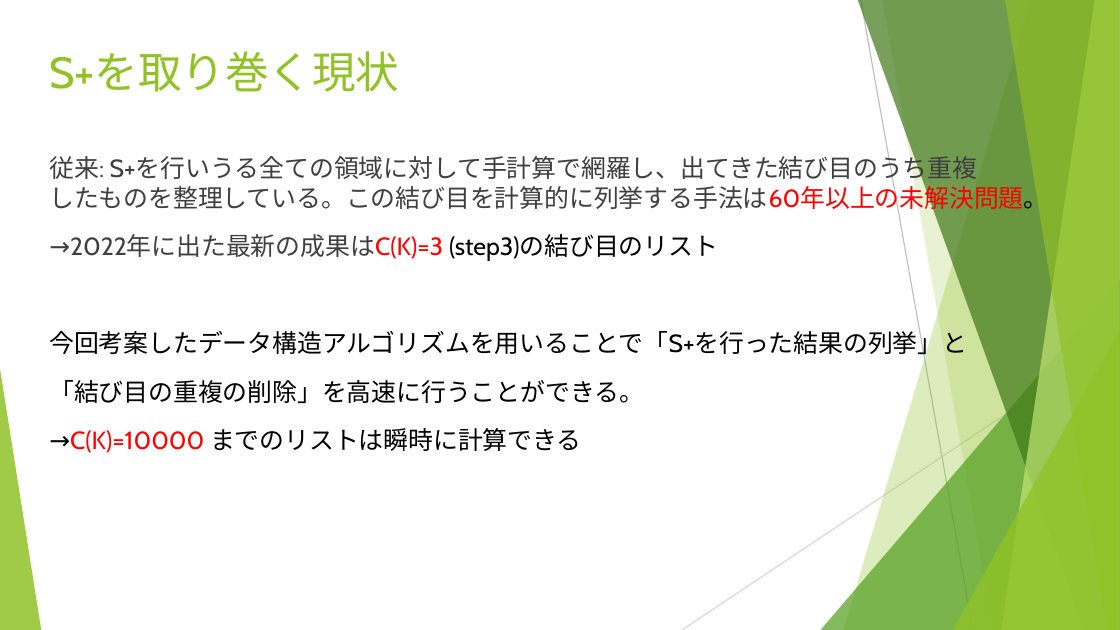
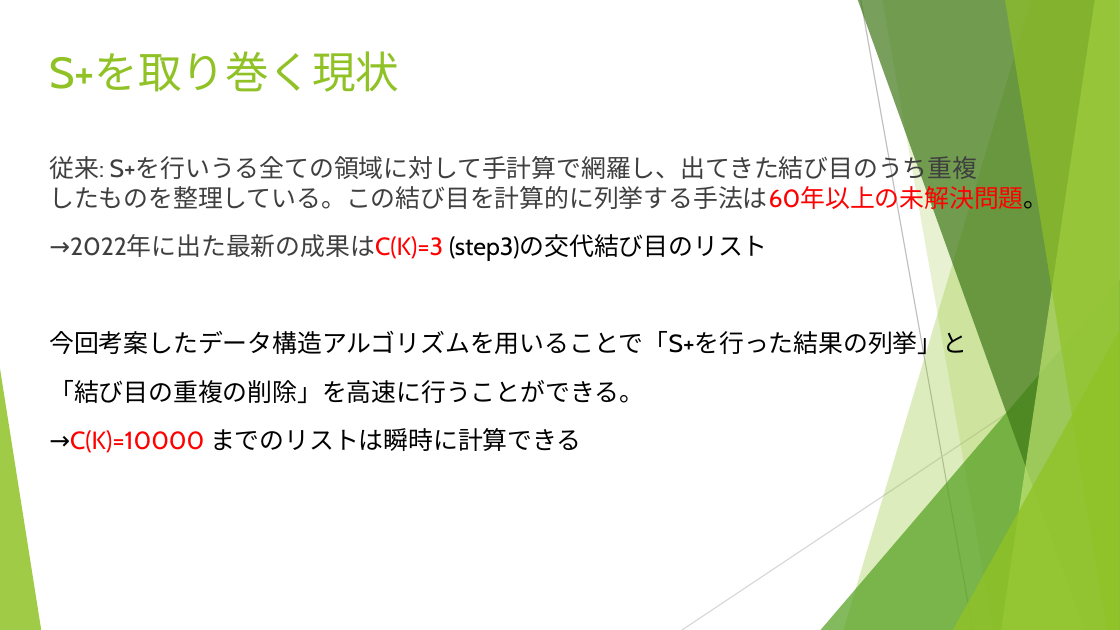
Before and after one commit to nanigasi-san/splus, a slide deck: slide 8 of paper/本番資料.pptx. Drawn at 1120x630 pixels with LibreOffice and Linux fonts; fonts in the diff are those of the drawing. Boxes give left, top, right and bottom in pixels: in the first picture for what was removed or moved away, otherwise in the second. Text is boxed around its words. In the diff, an @@ line names an element or a change of style, - is before the commit and + after.

```diff
--- a/paper/本番資料.pptx
+++ b/paper/本番資料.pptx
@@ text at (127, 234, 768, 261): text changed; text colour #3F3F3F to #000000 @@
-→2022年に出た最新の成果はC(K)=3 (step3)の結び目のリスト
+→2022年に出た最新の成果はC(K)=3 (step3)の交代結び目のリスト
```
Also in this commit, not shown: 3 other files.
